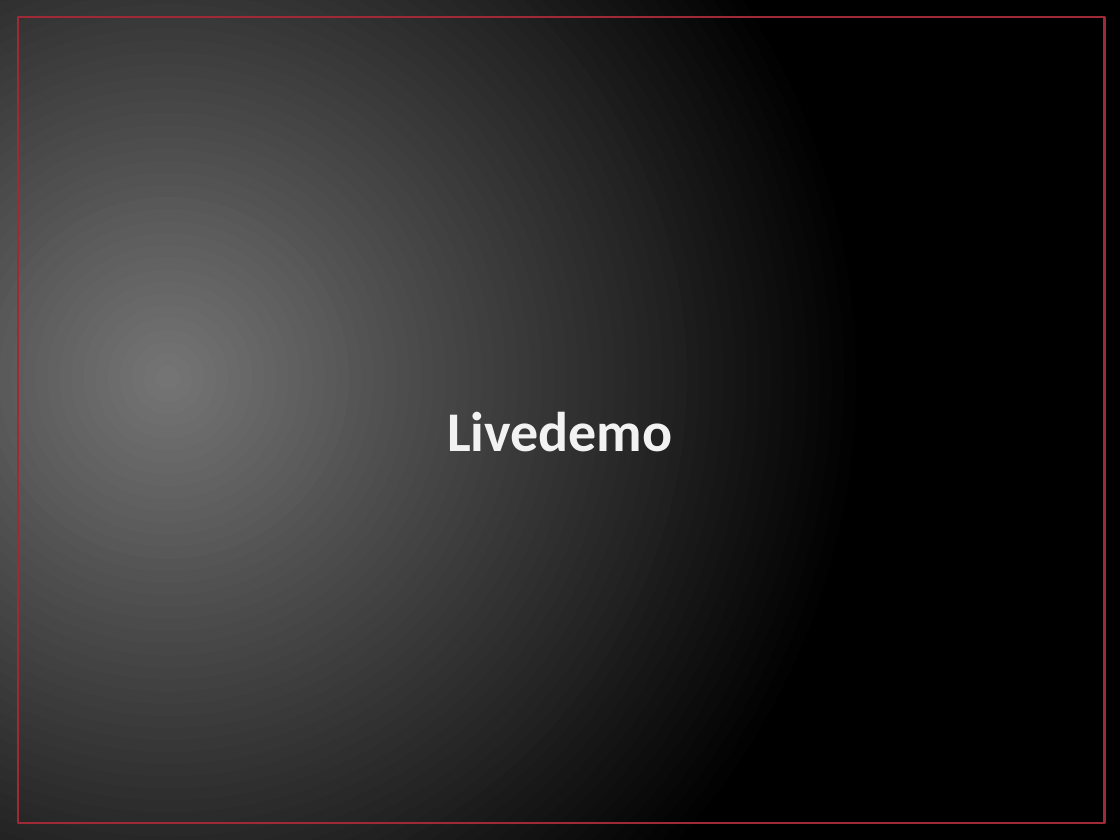
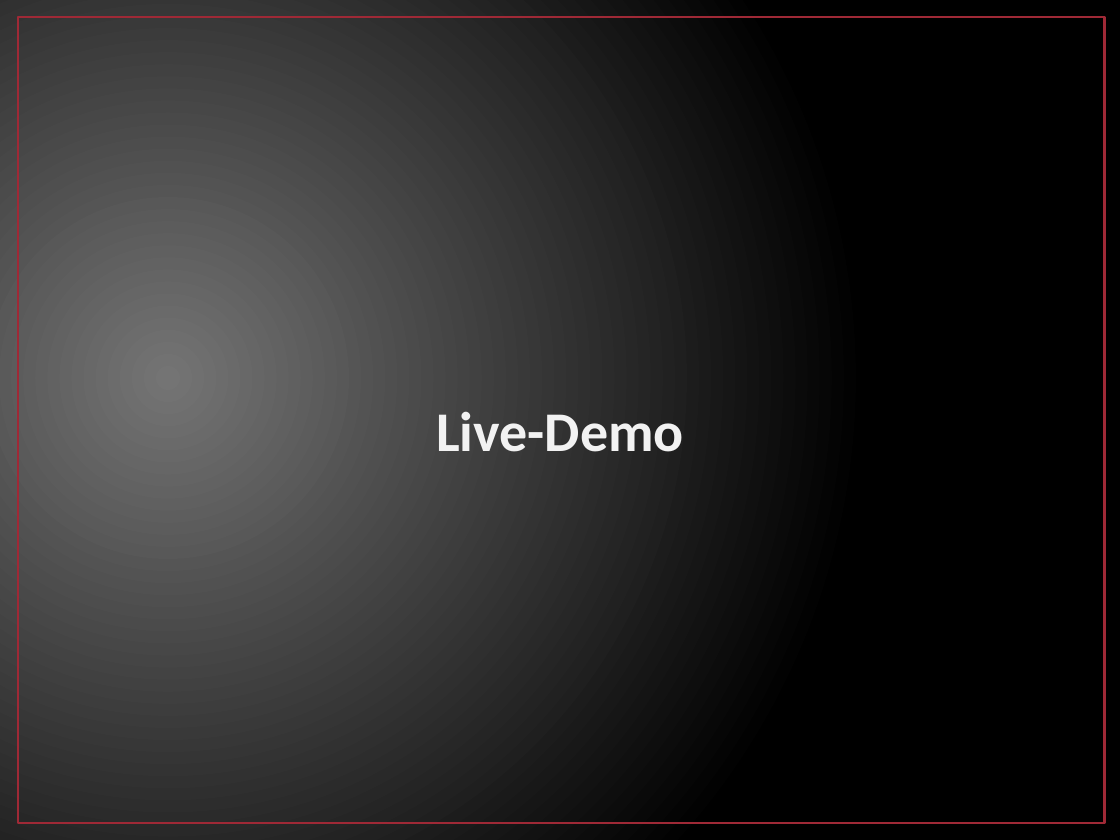
Before and after one commit to fgrebe/GestureContolForHue, a slide deck: slide 5 of doc/MUS2_GestureSpeechHue_Grebe_Winkler.pptx. Drawn at 1120x840 pixels with LibreOffice and Linux fonts; fonts in the diff are those of the drawing. Boxes give left, top, right and bottom in pixels: in the first picture for what was removed or moved away, otherwise in the second. Text is boxed around its words. In the diff, an @@ line names an element or a change of style, - is before the commit and + after.

```diff
--- a/doc/MUS2_GestureSpeechHue_Grebe_Winkler.pptx
+++ b/doc/MUS2_GestureSpeechHue_Grebe_Winkler.pptx
@@ title at bbox=[436, 411, 684, 452]: text changed @@
-Livedemo
+Live-Demo
```
Also in this commit, not shown: 6 other slides changed.
